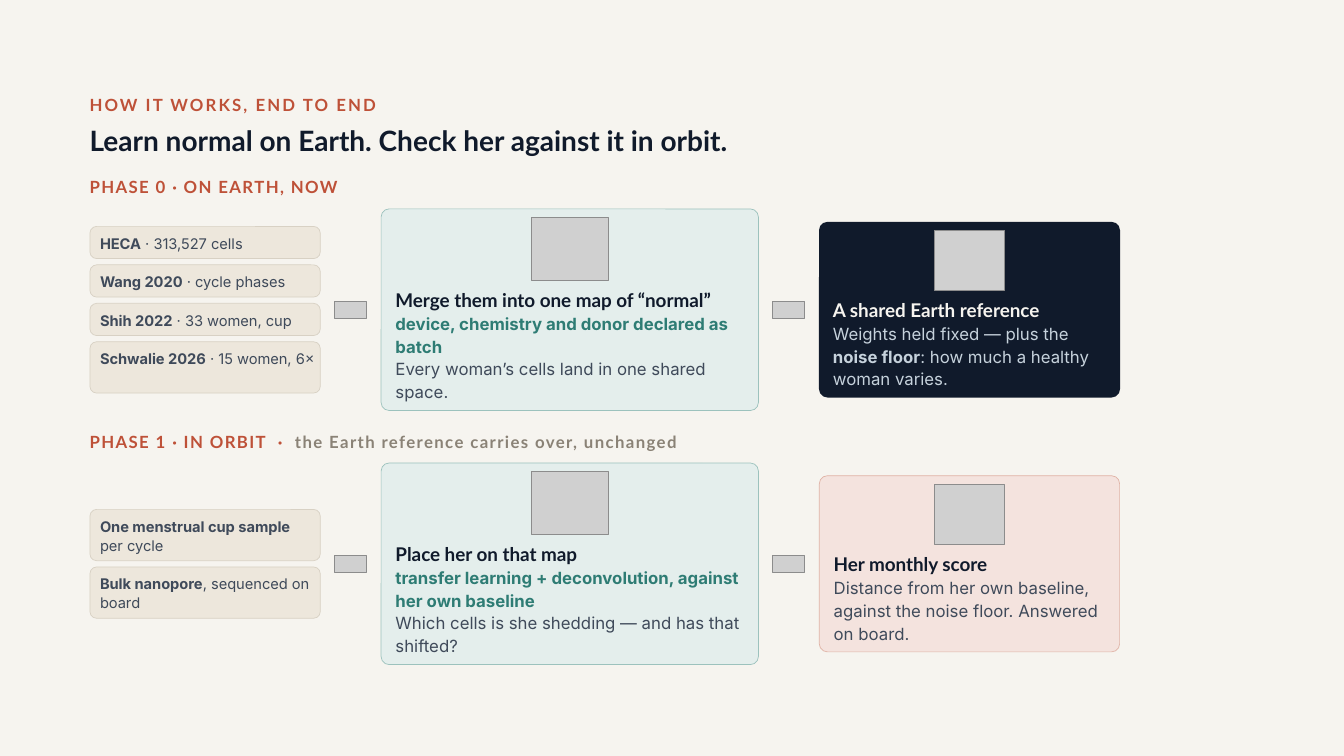
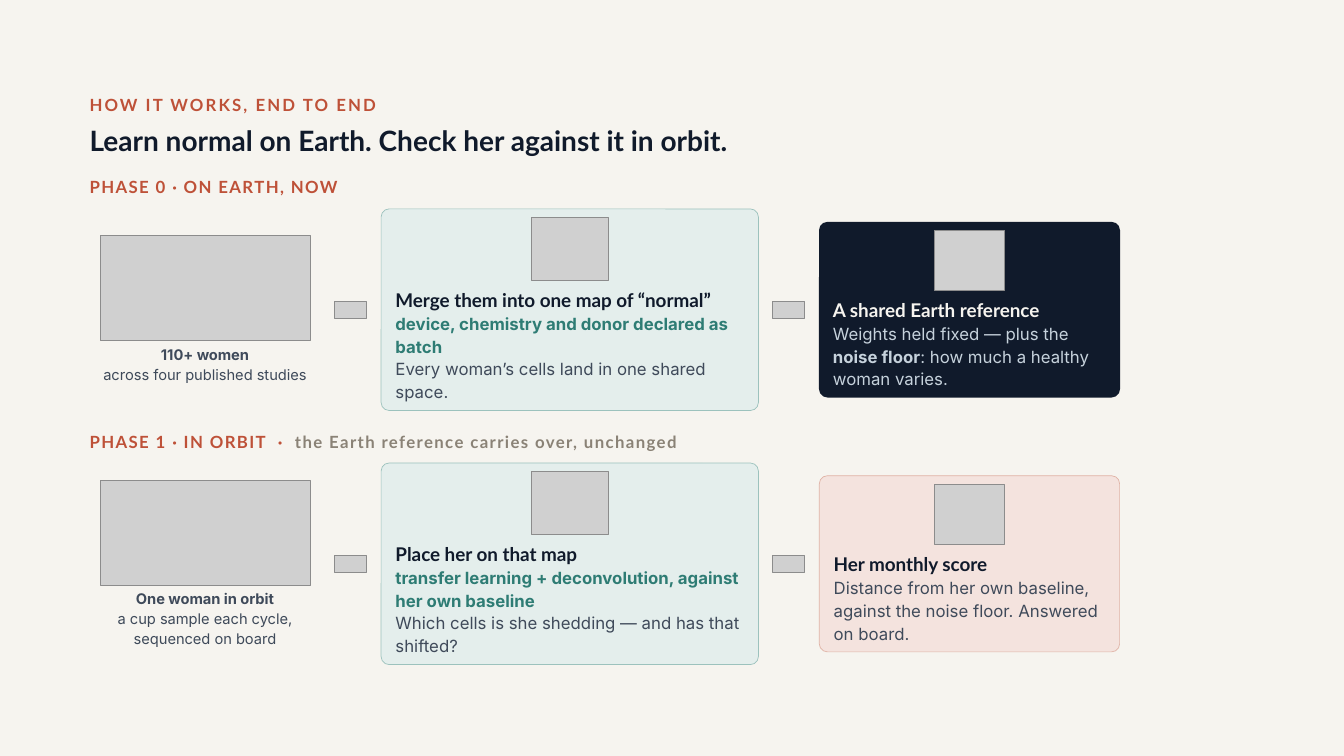
Before and after one commit to Toaster-lab/SpotOn, a slide deck: slide 1 of Powerpoints/Nasa_space_app_bioinformatics.pptx (slide 2 before the commit). Drawn at 1344x756 pixels with LibreOffice and Linux fonts; fonts in the diff are those of the drawing; grey boxes stand for pictures. Boxes give left, top, right and bottom in pixels: in the first picture for what was removed or moved away, otherwise in the second. Text is boxed around its words. In the diff, an @@ line names an element or a change of style, - is before the commit and + after.

```diff
--- a/Powerpoints/Nasa_space_app_bioinformatics.pptx
+++ b/Powerpoints/Nasa_space_app_bioinformatics.pptx
@@ rounded rectangle removed at [90, 227, 320, 259] @@
-HECA · 313,527 cells
@@ picture added at [100, 236, 310, 341] @@
@@ rounded rectangle removed at [90, 265, 320, 297] @@
-Wang 2020 · cycle phases
@@ rounded rectangle removed at [90, 303, 320, 336] @@
-Shih 2022 · 33 women, cup
@@ rounded rectangle removed at [90, 342, 320, 393] @@
-Schwalie 2026 · 15 women, 6×
@@ text added at [103, 349, 307, 383], 10.5 pt, text #3F4A5A @@
+110+ women
+across four published studies
@@ rounded rectangle removed at [90, 509, 320, 561] @@
-One menstrual cup sample per cycle
@@ picture added at [100, 480, 310, 585] @@
@@ rounded rectangle removed at [90, 568, 320, 619] @@
-Bulk nanopore, sequenced on board
@@ text added at [118, 593, 293, 647], 10.5 pt, text #3F4A5A @@
+One woman in orbit
+a cup sample each cycle, sequenced on board
```
Also in this commit, not shown: 1 other slide changed, 1 slide added, 1 slide removed, 1 other file.
